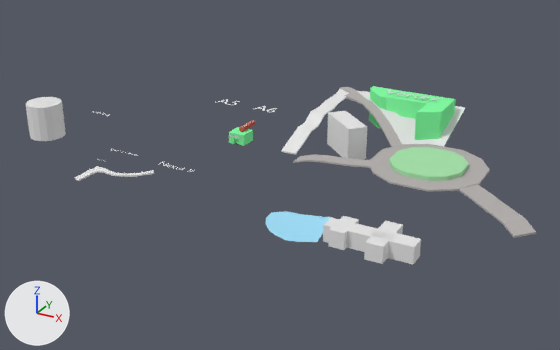
An edit to the Blender file design/map.blend, drawn before and after from the same camera.
Before and after are seen from a camera (50 mm lens) standing at (5.95, -9.08, 4.48) and looking at (0.74, 0.4, -0.26). Arrows for +X, +Y and +Z are at lower left; the lights stay in place.
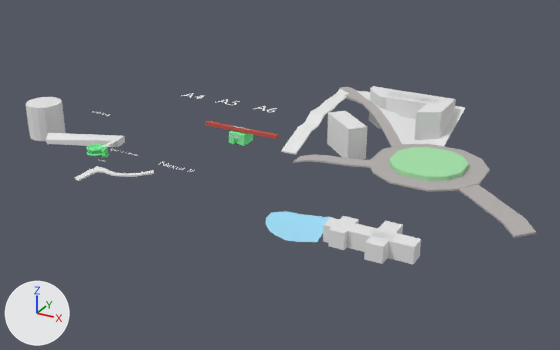
Location of each change, [x1, y1, x2, y2] in pixels of the pictures (560 x 350 px):
'Vertex', recoloured (green to white)
    both: [369, 86, 456, 140]
'Cube.008', added
    after: [46, 133, 125, 147]
'MealZone', moved, turned, rescaled
    before: [239, 120, 256, 131]
    after: [206, 121, 278, 139]
'Ramp', added
    after: [87, 144, 109, 158]
'Cube.009', added
    after: [102, 140, 117, 148]

Diff of the bpy script that builds the scene:
```diff
--- a/design/map.blend.py
+++ b/design/map.blend.py
@@ me_cube_008 @@
 me_cube_008.from_pydata(...)  # 24 vertices, 22 faces; spans x -7.59..1.0, y -3.24..1.05, z -2.4..0.21
-me_cube_008.materials.append(mat_a6)  # green #84ffa5
+me_cube_008.materials.append(mat_base)  # white #e7e7e7
@@ me_cube_012 @@
+me_cube_012.from_pydata([(-0.9, -0.66, -2.18), (-0.9, -0.66, -0.82), (-1.0, 1.0, -1.53), (-1.0, 1.0, 0.06), (0.87, -1.0, -1.0), (0.87, -1.0, 1.0), (0.87, 1.0, -1.0), (0.87, 1.0, 1.0)], [], [(1, 3, 2, 0), (3, 7, 6, 2), (7, 5, 4, 6), (5, 1, 0, 4), (0, 2, 6, 4), (5, 7, 3, 1)])
+me_cube_012.materials.append(mat_base)  # white #e7e7e7
@@ cu_spiral_004 @@
+cu_spiral_004 = bpy.data.curves.new('Spiral.004', 'CURVE')
+cu_spiral_004.dimensions = '3D'
+_sp = cu_spiral_004.splines.new('POLY'); _sp.points.add(49)
+_sp.points.foreach_set('co', [0.13, 0.0, 0.0, 1.0, 0.126, 0.0336, 0.00383, 1.0, 0.113, 0.065, 0.00766, 1.0, 0.0919, 0.0919, 0.0115, 1.0, 0.065, 0.113, 0.0153, 1.0, 0.0336, 0.126, 0.0191, 1.0, 0.0, 0.13, 0.023, 1.0, -0.0336, 0.126, 0.0268, 1.0, -0.065, 0.113, 0.0306, 1.0, -0.0919, 0.0919, 0.0345, 1.0, -0.113, 0.065, 0.0383, 1.0, -0.126, 0.0336, 0.0421, 1.0, -0.13, 0.0, 0.046, 1.0, -0.126, -0.0336, 0.0498, 1.0, -0.113, -0.065, 0.0536, 1.0, -0.0919, -0.0919, 0.0574, 1.0, -0.065, -0.113, 0.0613, 1.0, -0.0336, -0.126, 0.0651, 1.0, 0.0, -0.13, 0.0689, 1.0, 0.0336, -0.126, 0.0728, 1.0, 0.065, -0.113, 0.0766, 1.0, 0.0919, -0.0919, 0.0804, 1.0, 0.113, -0.065, 0.0843, 1.0, 0.126, -0.0336, 0.0881, 1.0, 0.13, 0.0, 0.0919, 1.0, 0.126, 0.0336, 0.0957, 1.0, 0.113, 0.065, 0.0996, 1.0, 0.0919, 0.0919, 0.103, 1.0, 0.065, 0.113, 0.107, 1.0, 0.0336, 0.126, 0.111, 1.0, 0.0, 0.13, 0.115, 1.0, -0.0336, 0.126, 0.119, 1.0, -0.065, 0.113, 0.123, 1.0, -0.0919, 0.0919, 0.126, 1.0, -0.113, 0.065, 0.13, 1.0, -0.126, 0.0336, 0.134, 1.0, -0.13, 0.0, 0.138, 1.0, -0.126, -0.0336, 0.142, 1.0, -0.113, -0.065, 0.146, 1.0, -0.0919, -0.0919, 0.149, 1.0, -0.065, -0.113, 0.153, 1.0, -0.0336, -0.126, 0.157, 1.0, 0.0, -0.13, 0.161, 1.0, 0.0336, -0.126, 0.165, 1.0, 0.065, -0.113, 0.169, 1.0, 0.0919, -0.0919, 0.172, 1.0, 0.113, -0.065, 0.176, 1.0, 0.126, -0.0336, 0.18, 1.0, 0.13, 0.0, 0.184, 1.0, 0.126, 0.0336, 0.188, 1.0])
+cu_spiral_004.materials.append(mat_a6)  # green #84ffa5
+cu_spiral_004.use_path_clamp = True
+cu_spiral_004.bevel_mode = 'OBJECT'
+cu_spiral_004.bevel_resolution = 1
+cu_spiral_004.eval_time = 11.4
+cu_spiral_004.fill_mode = 'HALF'
+cu_spiral_004.twist_mode = 'Z_UP'
+cu_spiral_004.bevel_object = ob_plane_001
@@ cu_plane_001 @@
+cu_plane_001 = bpy.data.curves.new('Plane.001', 'CURVE')
+cu_plane_001.dimensions = '3D'
+_sp = cu_plane_001.splines.new('POLY'); _sp.points.add(11)
+_sp.points.foreach_set('co', [-1.956, -1.163, 0.0, 0.0, 1.73, -0.174, 0.0, 0.0, 2.494, 0.0306, 0.0, 0.0, 2.411, 0.39, 0.0, 0.0, 2.244, 1.187, 0.0, 0.0, 1.48, 0.982, 0.0, 0.0, 1.647, 0.185, 0.0, 0.0, -2.04, -0.804, 0.0, 0.0, -2.206, -0.00624, 0.0, 0.0, -3.055, -0.234, 0.0, 0.0, -2.889, -1.031, 0.0, 0.0, -2.805, -1.39, 0.0, 0.0])
+_sp.order_v = 0
+_sp.resolution_v = 0
+_sp.use_cyclic_u = True
+_sp.use_smooth = False
+cu_plane_001.materials.append(mat_base)  # white #e7e7e7
+cu_plane_001.use_path_clamp = True
+cu_plane_001.bevel_resolution = 0
+cu_plane_001.fill_mode = 'HALF'
@@ ob_mealzone @@
 ob_mealzone = bpy.data.objects.new('MealZone', me_cube_009)
-ob_mealzone.location = (0.05, 0.62, 0.34)
-ob_mealzone.scale = (0.0336, 0.189, 0.0264)
+ob_mealzone.location = (0.05, 0.42, 0.34)
+ob_mealzone.rotation_euler = (0.0, 0.0, -1.571)  # degrees (0, 0, -90)
+ob_mealzone.scale = (0.0336, 0.632, 0.0264)
@@ ob_cube_008 @@
+ob_cube_008 = bpy.data.objects.new('Cube.008', me_cube_012)
+ob_cube_008.location = (-2.28, -0.51, 0.08)
+ob_cube_008.rotation_euler = (0.0, -0.0435, 0.184)  # degrees (0, -2.5, 11)
+ob_cube_008.scale = (0.748, 0.112, 0.0537)
@@ ob_ramp @@
+ob_ramp = bpy.data.objects.new('Ramp', cu_spiral_004)
+ob_ramp.location = (-1.74, -0.82, 0.0)
+ob_ramp.scale = (0.884, 0.884, 0.884)
@@ ob_plane_001 @@
+ob_plane_001 = bpy.data.objects.new('Plane.001', cu_plane_001)
+ob_plane_001.location = (0.00699, -0.889, -0.0145)
+ob_plane_001.rotation_euler = (1.571, 0.0, 0.0)  # degrees (90, 0, 0)
+ob_plane_001.scale = (0.0205, 0.0205, 0.0205)
@@ ob_cube_009 @@
+ob_cube_009 = bpy.data.objects.new('Cube.009', me_cube_014)  # 20 vertices, 18 faces; spans x -1.01..1.02, y -1.0..0.0, z -2.72..2.72; in mat_base (white #e7e7e7)
+ob_cube_009.location = (-1.68, -0.48, 0.15)
+ob_cube_009.rotation_euler = (0.0, 0.0, 0.139)  # degrees (0, 0, 8)
+ob_cube_009.scale = (0.0519, 0.319, 0.00631)
```
